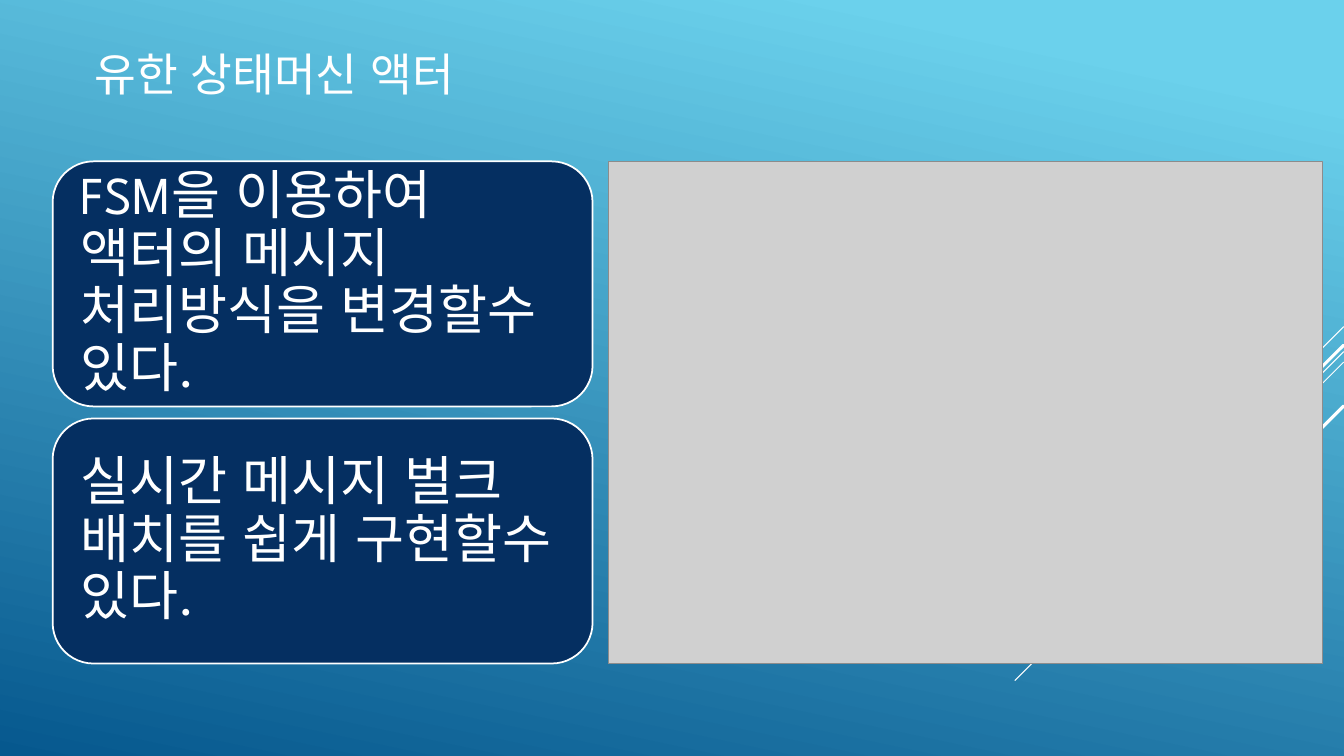
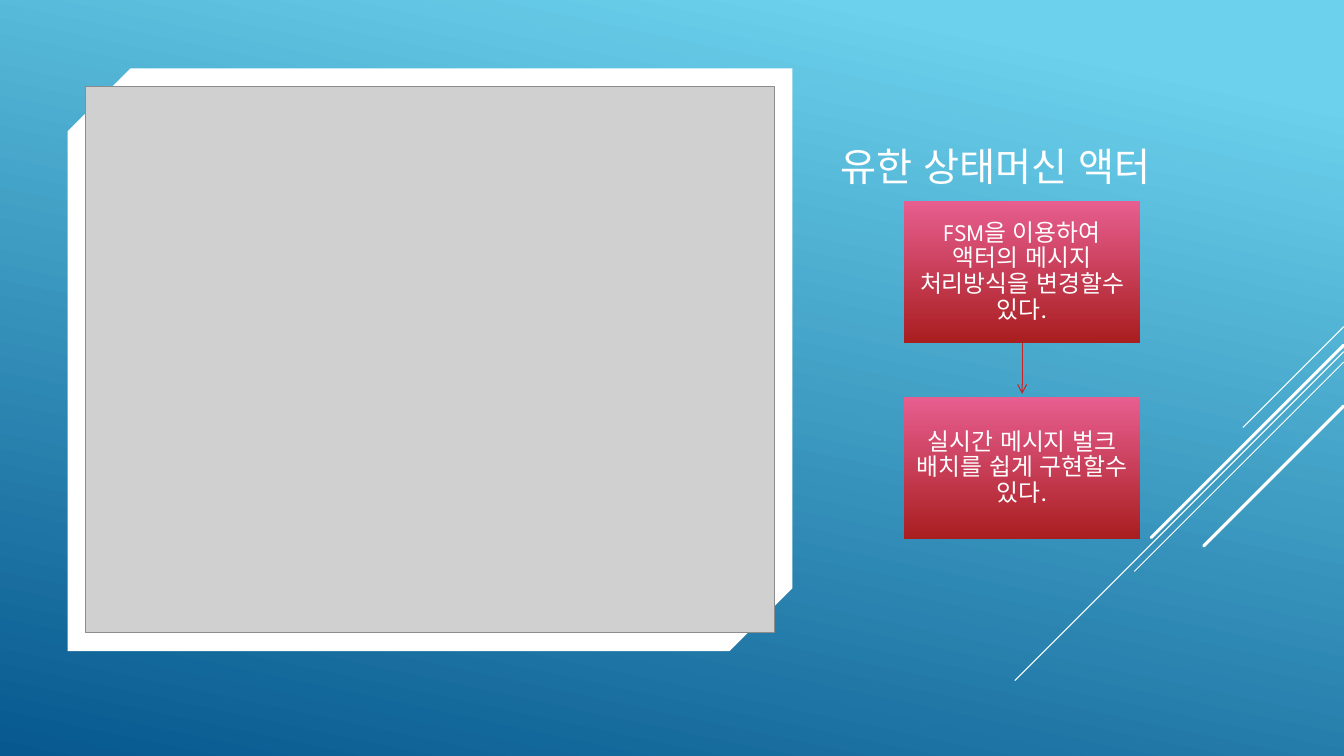
Before and after one commit to psmon/AkkaForNetCore, a slide deck: slide 12 of Doc/AKKA Introduce.pptx. Drawn at 1344x756 pixels with LibreOffice and Linux fonts; fonts in the diff are those of the drawing; grey boxes stand for pictures. Boxes give left, top, right and bottom in pixels: in the first picture for what was removed or moved away, otherwise in the second. Text is boxed around its words. In the diff, an @@ line names an element or a change of style, - is before the commit and + after.

```diff
--- a/Doc/AKKA Introduce.pptx
+++ b/Doc/AKKA Introduce.pptx
@@ snip diag rect added at [68,69,792,651], fill #FFFFFF @@
@@ picture: place and size @@
-picture at [608,161,1323,664]
+picture at [86,87,774,633]
@@ title "유한 상태머신 액터": place and size @@
-title "유한 상태머신 액터" at [95,53,453,95]
+title "유한 상태머신 액터" at [840,148,1150,184]
@@ title "유한 상태머신 액터" at [840,148,1150,184]: size 32.4 to 28 pt; vertical alignment middle to bottom @@
@@ rounded rectangle removed at [52,161,592,406] @@
@@ text "FSM을 이용하여 액터의 메시지 처리방식을 ...": place and size @@
-text "FSM을 이용하여 액터의 메시지 처리방식을 ..." at [81,160,536,392]
+text "FSM을 이용하여 액터의 메시지 처리방식을 ..." at [920,221,1124,320]
@@ text "FSM을 이용하여 액터의 메시지 처리방식을 ..." at [920,221,1124,320]: size 38 to 17 pt; alignment left to centre; less space between paragraphs @@
@@ rectangle added at [903,201,1140,343], fill gradient #E66091 to #AA1E1F @@
@@ freeform shape added at [1017,343,1027,394], outline #C62324 0.75 pt @@
@@ rounded rectangle removed at [52,418,592,663] @@
@@ text "실시간 메시지 벌크 배치를 쉽게 ..." at [917,430,1128,503]: size 38 to 17 pt; alignment left to centre; less space between paragraphs @@
@@ text "실시간 메시지 벌크 배치를 쉽게 ...": place and size @@
-text "실시간 메시지 벌크 배치를 쉽게 ..." at [81,456,551,620]
+text "실시간 메시지 벌크 배치를 쉽게 ..." at [917,430,1128,503]
@@ rectangle added at [903,397,1140,539], fill gradient #E66091 to #AA1E1F @@
@@ group removed at [1015,327,1344,681]: 5 lines @@
@@ group added at [1015,327,1344,681]: 5 lines @@
```
Also in this commit, not shown: 18 other slides changed, 1 slide added, 1 other file.
